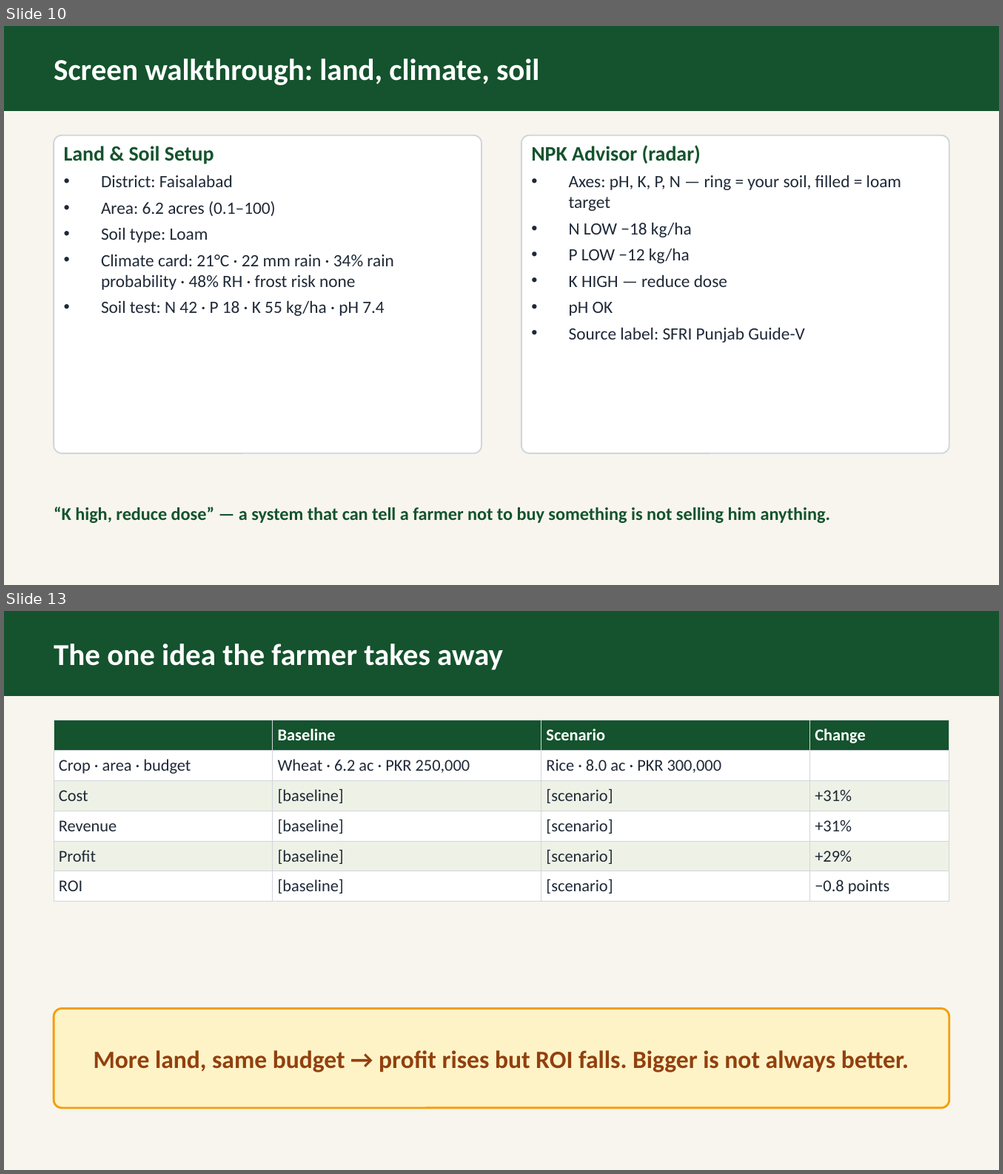
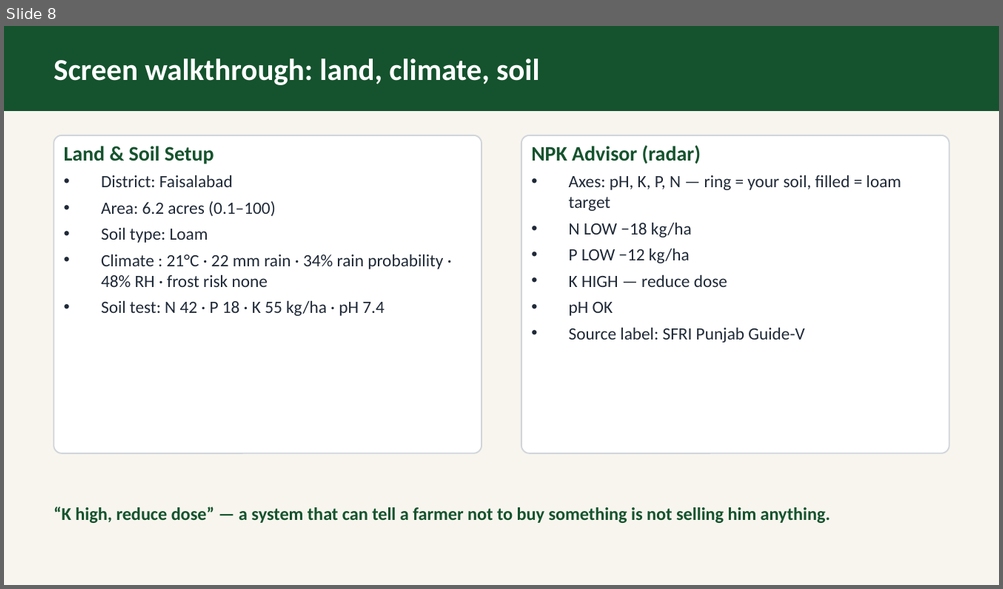
Before and after one commit to abdullahmunir139/my-fyp, a slide deck: deliverables/proposal/ppt/group_2_AgriPulse_Soil-Test_Driven_Farm_Planner.pptx. Shown one above the other, each under a label of ours: slides 10 and 13 before the commit, slide 8 after it; the slides between them are not shown. The pictures are 1003x1174 and 1003x589 pixels, drawn with LibreOffice and Linux fonts; fonts in the diff are those of the drawing. Boxes give left, top, right and bottom in pixels: in the first picture for what was removed or moved away, otherwise in the second. Text is boxed around its words. In the diff, an @@ line names an element or a change of style, - is before the commit and + after.

```diff
--- a/deliverables/proposal/ppt/group_2_AgriPulse_Soil-Test_Driven_Farm_Planner.pptx
+++ b/deliverables/proposal/ppt/group_2_AgriPulse_Soil-Test_Driven_Farm_Planner.pptx
@@ slide 13 removed at (4,611,999,1170), background #F7F5EE @@
@@ rectangle removed at (4,611,999,695) @@
@@ text removed at (54,644,503,670) @@
-The one idea the farmer takes away
@@ table removed at (54,721,949,897), 6 rows, 4 columns @@
- | Baseline | Scenario | Change
-Crop · area · budget | Wheat · 6.2 ac · PKR 250,000 | Rice · 8.0 ac · PKR 300,000 | 
-Cost | [baseline] | [scenario] | +31%
-Revenue | [baseline] | [scenario] | +31%
-Profit | [baseline] | [scenario] | +29%
-ROI | [baseline] | [scenario] | −0.8 points
@@ rounded rectangle removed at (54,1009,949,1108) @@
@@ text removed at (94,1051,908,1073) @@
-More land, same budget → profit rises but ROI falls. Bigger is not always better.
@@ what was slide 10 is now slide 8 @@
@@ slide 8 changed as well @@
@@ rounded rectangle at (54,136,481,454): outline #D1D5DB 1 pt to #D1D5DB 0.99 pt @@
@@ text at (101,254,443,287): text changed @@
-• Climate card: 21°C · 22 mm rain · 34% rain probability · 48% RH · frost risk none
+• Climate : 21°C · 22 mm rain · 34% rain probability · 48% RH · frost risk none
```
Also in this commit, not shown: 9 other slides changed, 2 slides added, 7 other slides removed, 2 other files.
